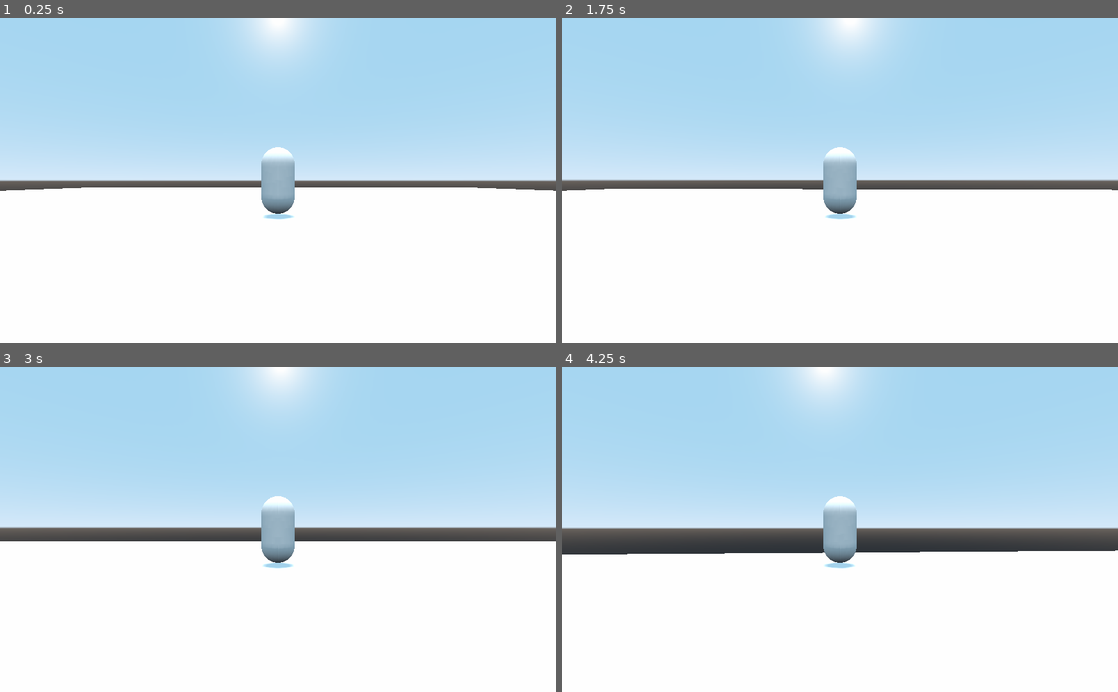
Above: before the commit, frames 1-4 (two rows, left to right).
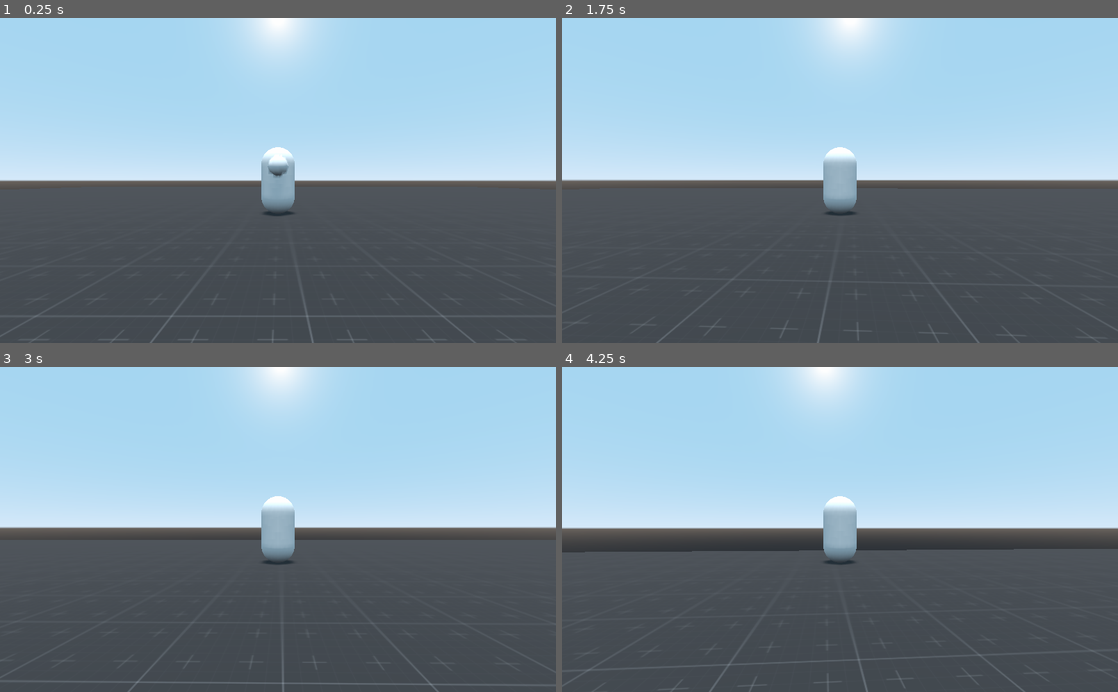
Above: after the commit, the same moments.

Repository: Zi3mko/PracaInzynierska
Game: Godot game, scene res://Main.tscn
The game is run twice, just before and just after one commit, with the same random seed, the same clock (stepped at 60 frames per second) and the same inputs.
Inputs (mouse positions are in pixels of both pictures, inside the frame that each line leads up to):
- Up to frame 1 (0.25 s): no input
- Up to frame 2 (1.75 s): tap Enter at 0.5 s; move the mouse to (867, 180) at 0.52 s; hold W (forward) from 0.53 s (still down); tap Space (jump) at 0.77, 1.52 s; move the mouse to (812, 180) at 1.27 s
- Up to frame 3 (3 s): keep holding W (forward); move the mouse to (289, 523) at 2.02 s; move the mouse to (272, 536) at 2.77 s
- Up to frame 4 (4.25 s): keep holding W (forward); tap Space (jump) at 3.02, 3.77 s; move the mouse to (878, 532) at 3.52 s

The runs differ from the first frame. In frame 1, 47% of the frame differs, in the area x 0-100%, y 42-100%; in frame 2, 47%; in frame 3, 46%; in frame 4, 43%.

Commit message:
Simple Project organization and adding textures for prototyping level design.

Diff:
--- a/Player.tscn
+++ b/Characters/Player/Player.tscn
@@ -1,7 +1,7 @@
 [gd_scene load_steps=5 format=2]
 
-[ext_resource path="res://Player.gd" type="Script" id=1]
-[ext_resource path="res://SpringArm.gd" type="Script" id=2]
+[ext_resource path="res://Characters/Player/Player.gd" type="Script" id=1]
+[ext_resource path="res://Characters/Player/SpringArm.gd" type="Script" id=2]
 
 [sub_resource type="CapsuleShape" id=1]
 radius = 0.5
@@ -10,7 +10,7 @@
 radius = 0.5
 
 [node name="KinematicBody" type="KinematicBody"]
-transform = Transform( 1, 0, 0, 0, 1, 0, 0, 0, 1, 0, 1.09921, 0 )
+transform = Transform( 1, 0, 0, 0, 1, 0, 0, 0, 1, 0, 1.03993, 0 )
 script = ExtResource( 1 )
 
 [node name="CollisionShape" type="CollisionShape" parent="."]
@@ -21,6 +21,10 @@
 transform = Transform( 1, 0, 0, 0, -4.37114e-08, -1, 0, 1, -4.37114e-08, 0, 0, 0 )
 mesh = SubResource( 2 )
 
+[node name="CSGSphere" type="CSGSphere" parent="PlayerSkin"]
+transform = Transform( 1, 0, 0, 0, -4.37114e-08, 1, 0, -1, -4.37114e-08, 0, 0.381919, -0.408948 )
+radius = 0.3
+
 [node name="SpringArm" type="SpringArm" parent="."]
 spring_length = 7.0
 margin = 0.2
--- a/Main.tscn
+++ b/Main.tscn
@@ -1,28 +1,21 @@
-[gd_scene load_steps=4 format=2]
+[gd_scene load_steps=3 format=2]
 
-[ext_resource path="res://Player.tscn" type="PackedScene" id=1]
-
-[sub_resource type="BoxShape" id=1]
-extents = Vector3( 30, 0.104, 30 )
-
-[sub_resource type="CubeMesh" id=2]
-size = Vector3( 60, 2, 60 )
+[ext_resource path="res://Characters/Player/Player.tscn" type="PackedScene" id=1]
+[ext_resource path="res://Textures/Prototyping_texture.tres" type="Material" id=2]
 
 [node name="Main" type="Node"]
-
-[node name="Ground" type="StaticBody" parent="."]
-
-[node name="CollisionShape" type="CollisionShape" parent="Ground"]
-transform = Transform( 1, 0, 0, 0, 1, 0, 0, 0, 1, 0, 1, 0 )
-shape = SubResource( 1 )
-
-[node name="MeshInstance" type="MeshInstance" parent="Ground"]
-mesh = SubResource( 2 )
-material/0 = null
 
 [node name="DirectionalLight" type="DirectionalLight" parent="."]
 transform = Transform( 1, 0, 0, 0, 0.121159, 0.992633, 0, -0.992633, 0.121159, 0, 58.048, 0 )
 shadow_enabled = true
 
 [node name="KinematicBody" parent="." instance=ExtResource( 1 )]
-transform = Transform( 1, 0, 0, 0, 1, 0, 0, 0, 1, -0.215195, 2.76376, -0.287899 )
+transform = Transform( 1, 0, 0, 0, 1, 0, 0, 0, 1, -0.215195, 2.12495, -0.287899 )
+
+[node name="CSGCombiner" type="CSGCombiner" parent="."]
+use_collision = true
+
+[node name="CSGBox" type="CSGBox" parent="CSGCombiner"]
+width = 60.0
+depth = 60.0
+material = ExtResource( 2 )
--- /dev/null
+++ b/Textures/Prototyping_texture.tres
@@ -0,0 +1,8 @@
+[gd_resource type="SpatialMaterial" load_steps=2 format=2]
+
+[ext_resource path="res://Textures/PNG/texture_06.png" type="Texture" id=1]
+
+[resource]
+flags_world_triplanar = true
+albedo_texture = ExtResource( 1 )
+uv1_triplanar = true
Renamed: Player.gd -> Characters/Player/Player.gd
Renamed: SpringArm.gd -> Characters/Player/SpringArm.gd
Binary file added: Textures/PNG/texture_01.png
Not shown, added: Textures/PNG/texture_01.png.import
Binary file added: Textures/PNG/texture_03.png
Not shown, added: Textures/PNG/texture_03.png.import
Binary file added: Textures/PNG/texture_06.png
Not shown, added: Textures/PNG/texture_06.png.import
Binary file added: Textures/PNG/texture_09.png
Not shown, added: Textures/PNG/texture_09.png.import
Binary file removed: icon.png
Not shown, removed: icon.png.import
